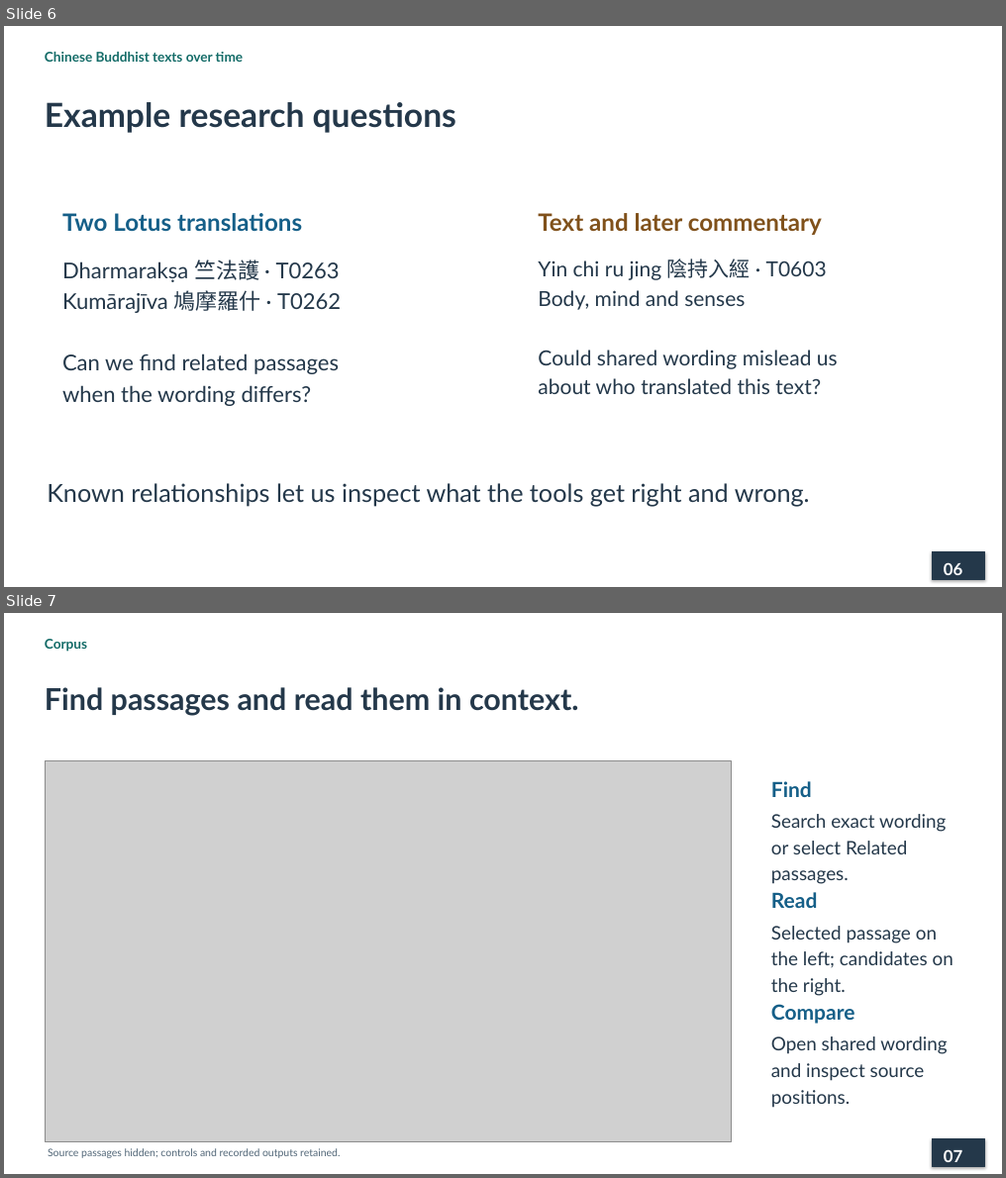
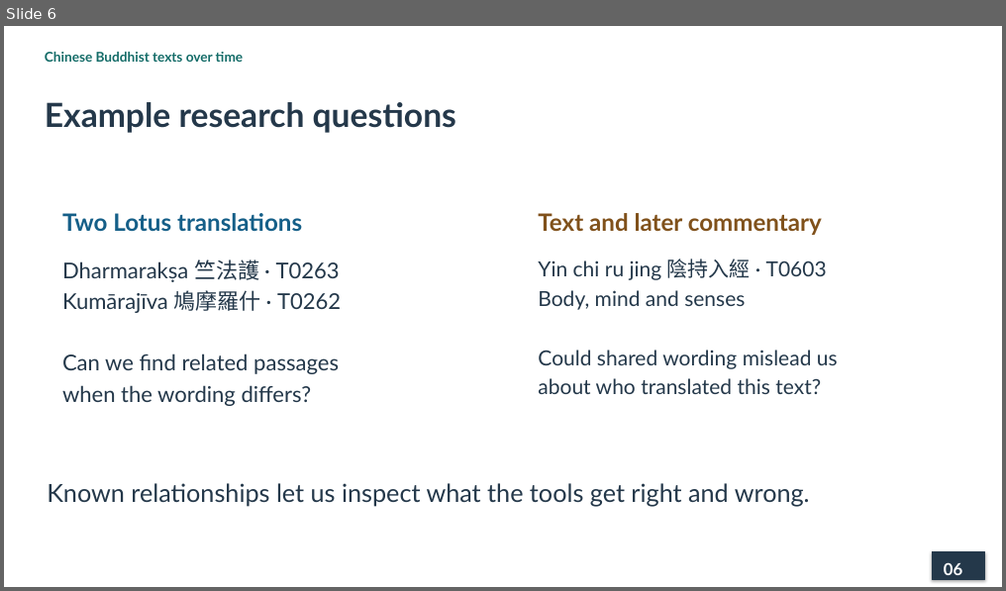
Before and after one commit to lopentu/cohort, a slide deck: docs/presentation/cohort-pnc-2026.pptx. Shown one above the other, each under a label of ours: slides 6 and 7 before the commit, slide 6 after it. The pictures are 1006x1178 and 1006x591 pixels, drawn with LibreOffice and Linux fonts; fonts in the diff are those of the drawing; grey boxes stand for pictures. Boxes give left, top, right and bottom in pixels: in the first picture for what was removed or moved away, otherwise in the second. Text is boxed around its words. In the diff, an @@ line names an element or a change of style, - is before the commit and + after.

```diff
--- a/docs/presentation/cohort-pnc-2026.pptx
+++ b/docs/presentation/cohort-pnc-2026.pptx
@@ slide 7 removed at (x1=4, y1=613, x2=1002, y2=1174), background #FFFFFF @@
@@ text removed at (x1=45, y1=639, x2=87, y2=652) @@
-Corpus
@@ text removed at (x1=45, y1=687, x2=579, y2=716) @@
-Find passages and read them in context.
@@ picture removed at (x1=45, y1=761, x2=731, y2=1143) @@
@@ text removed at (x1=771, y1=781, x2=812, y2=797) @@
-Find
@@ text removed at (x1=771, y1=814, x2=945, y2=884) @@
-Search exact wording or select Related passages.
@@ text removed at (x1=771, y1=892, x2=818, y2=908) @@
-Read
@@ text removed at (x1=771, y1=926, x2=953, y2=996) @@
-Selected passage on the left; candidates on the right.
@@ text removed at (x1=771, y1=1004, x2=855, y2=1024) @@
-Compare
@@ text removed at (x1=771, y1=1037, x2=946, y2=1108) @@
-Open shared wording and inspect source positions.
@@ rectangle removed at (x1=933, y1=1140, x2=985, y2=1166) @@
@@ text removed at (x1=48, y1=1149, x2=340, y2=1158) @@
-Source passages hidden; controls and recorded outputs retained.
@@ text removed at (x1=944, y1=1150, x2=962, y2=1162) @@
-07
```
Also in this commit, not shown: 1 slide changed, 4 slides added, 3 other slides removed, 3 other files.
